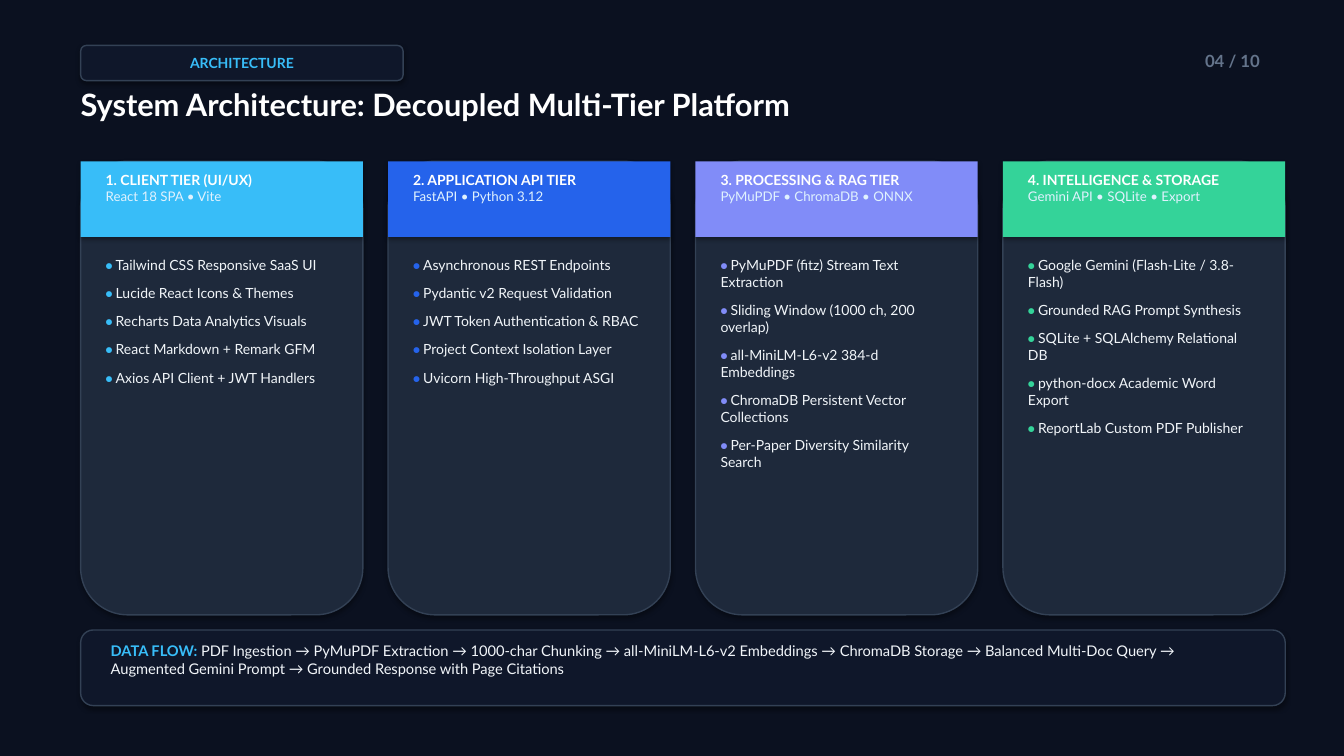
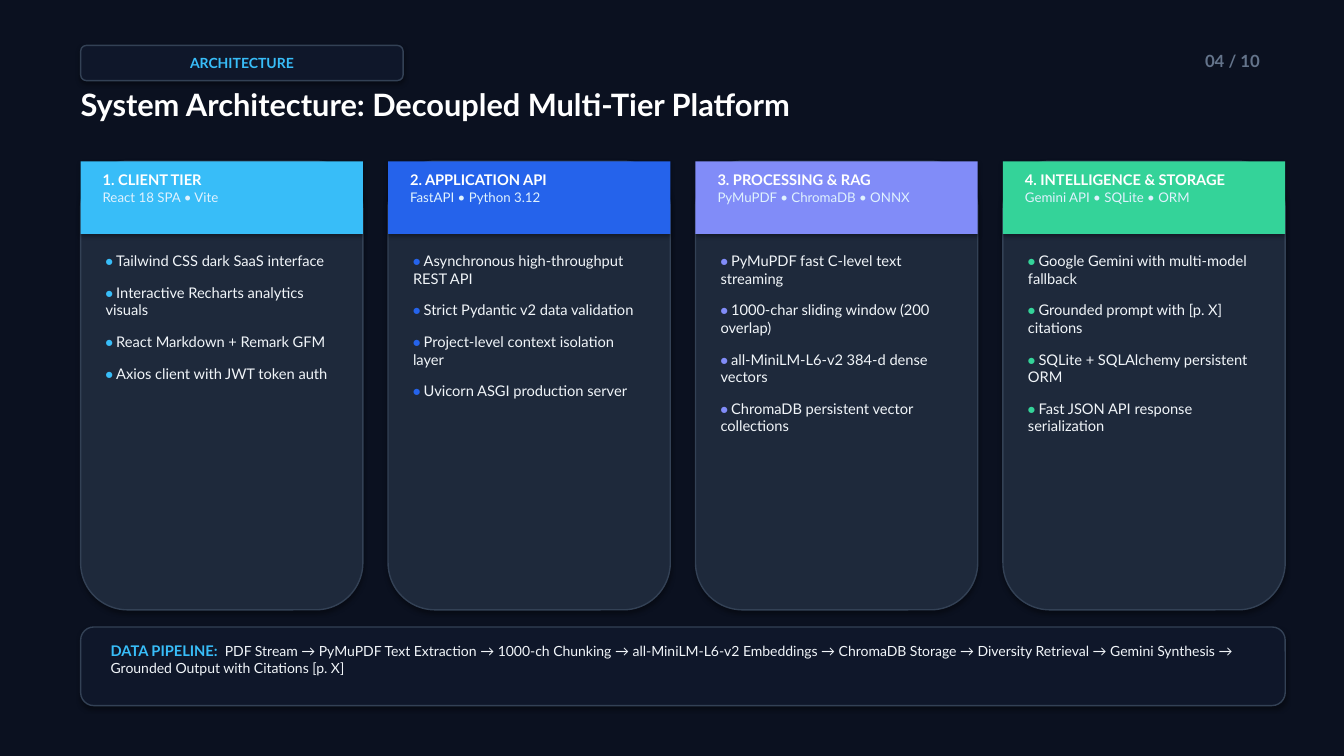
Before and after one commit to adithhn12/ResearchMate-AI, a slide deck: slide 4 of ResearchMate_AI_Presentation.pptx. Drawn at 1344x756 pixels with LibreOffice and Linux fonts; fonts in the diff are those of the drawing. Boxes give left, top, right and bottom in pixels: in the first picture for what was removed or moved away, otherwise in the second. Text is boxed around its words. In the diff, an @@ line names an element or a change of style, - is before the commit and + after.

```diff
--- a/ResearchMate_AI_Presentation.pptx
+++ b/ResearchMate_AI_Presentation.pptx
@@ rounded rectangle: place and size @@
-rounded rectangle at (81,161,363,615)
+rounded rectangle at (81,161,363,610)
@@ text at (103,174,202,185): text changed; size 10 to 10.5 pt @@
-1. CLIENT TIER (UI/UX)
+1. CLIENT TIER
@@ rounded rectangle: place and size @@
-rounded rectangle at (388,161,670,615)
+rounded rectangle at (388,161,670,610)
@@ text at (410,174,547,185): text changed; size 10 to 10.5 pt @@
-2. APPLICATION API TIER
+2. APPLICATION API
@@ rounded rectangle: place and size @@
-rounded rectangle at (696,161,978,615)
+rounded rectangle at (696,161,978,610)
@@ text at (718,174,871,185): text changed; size 10 to 10.5 pt @@
-3. PROCESSING & RAG TIER
+3. PROCESSING & RAG
@@ rounded rectangle: place and size @@
-rounded rectangle at (1003,161,1286,615)
+rounded rectangle at (1003,161,1286,610)
@@ text at (1025,174,1225,185): size 10 to 10.5 pt in "4. INTELLIGENCE & STORAGE" @@
@@ text at (1025,192,1189,204): text changed @@
-Gemini API • SQLite • Export
+Gemini API • SQLite • ORM
@@ text at (106,255,325,315): text changed; size 10 to 10.5 pt @@
-• Tailwind CSS Responsive SaaS UI
-• Lucide React Icons & Themes
-• Recharts Data Analytics Visuals
+• Tailwind CSS dark SaaS interface
+• Interactive Recharts analytics visuals
@@ text at (413,255,633,399): text changed; size 10 to 10.5 pt @@
-• Asynchronous REST Endpoints
-• Pydantic v2 Request Validation
-• JWT Token Authentication & RBAC
-• Project Context Isolation Layer
-• Uvicorn High-Throughput ASGI
+• Asynchronous high-throughput REST API
+• Strict Pydantic v2 data validation
+• Project-level context isolation layer
+• Uvicorn ASGI production server
@@ text at (721,255,929,431): text changed; size 10 to 10.5 pt @@
-• PyMuPDF (fitz) Stream Text Extraction
-• Sliding Window (1000 ch, 200 overlap)
-• all-MiniLM-L6-v2 384-d Embeddings
-• ChromaDB Persistent Vector Collections
-• Per-Paper Diversity Similarity Search
+• PyMuPDF fast C-level text streaming
+• 1000-char sliding window (200 overlap)
+• all-MiniLM-L6-v2 384-d dense vectors
+• ChromaDB persistent vector collections
@@ text at (1028,255,1248,431): text changed; size 10 to 10.5 pt @@
-• Google Gemini (Flash-Lite / 3.8-Flash)
-• Grounded RAG Prompt Synthesis
-• SQLite + SQLAlchemy Relational DB
-• python-docx Academic Word Export
-• ReportLab Custom PDF Publisher
+• Google Gemini with multi-model fallback
+• Grounded prompt with [p. X] citations
+• SQLite + SQLAlchemy persistent ORM
+• Fast JSON API response serialization
@@ text at (116,336,326,347): size 10 to 10.5 pt in "• React Markdown + Remark GFM"; more space between paragraphs @@
@@ text at (116,368,328,379): text changed; size 10 to 10.5 pt @@
-• Axios API Client + JWT Handlers
+• Axios client with JWT token auth
@@ text at (111,645,1215,676): text changed; size 10.5 to 10 pt @@
-DATA FLOW: PDF Ingestion → PyMuPDF Extraction → 1000-char Chunking → all-MiniLM-L6-v2 Embeddings → ChromaDB Storage → Balanced Multi-Doc Query → Augmented Gemini Prompt → Grounded Response with Page Citations
+DATA PIPELINE: PDF Stream → PyMuPDF Text Extraction → 1000-ch Chunking → all-MiniLM-L6-v2 Embeddings → ChromaDB Storage → Diversity Retrieval → Gemini Synthesis → Grounded Output with Citations [p. X]
```
Also in this commit, not shown: 9 other slides changed, 5 other files.
